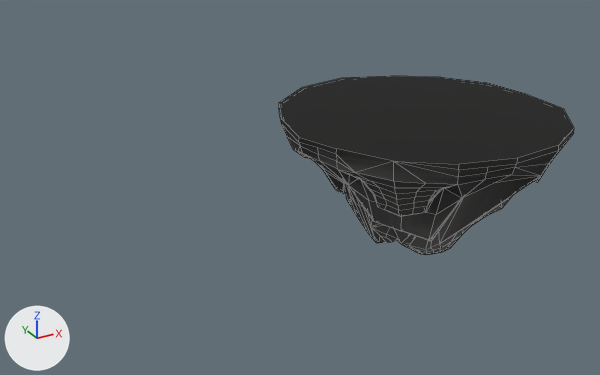
An edit to the OBJ model assets/islands_set_remade.obj, drawn before and after from the same camera.
Both versions are drawn from a camera (50 mm lens) standing at (-36.0, -46.8, 25.0) and looking at (-5.0, 9.5, -3.2). Arrows for +X, +Y and +Z are at lower left; the lights stay in place. Mesh edges are drawn as thin lines. Where no turn or scale is listed for an object, it has been applied to the vertices.

Objects in the first picture: 'island.main'.
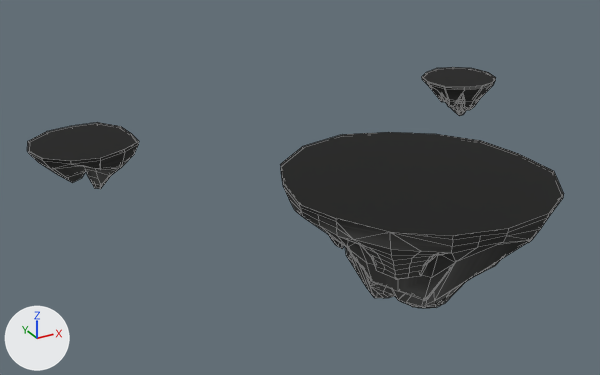
Commit message: new island model again

Pixel boxes [x1, y1, x2, y2] of what changed, in the pictures (600 x 375 px):
'island.main', mesh moved
    before: [279, 76, 574, 255]
    after: [280, 132, 564, 308]
'island.sub.002', added (black)
    after: [27, 122, 139, 189]
'island.sub.001', added (black)
    after: [422, 67, 496, 116]

The change in detail:
me_island_main has 856 vertices, 1036 faces and spans x -10.3..10.2, y -10.2..11.0, z -6.2..5.3.
me_island_main is used by ob_island_main; location (0.0, 0.0, 0.0).
me_island_main part 1: the whole mesh is moved by (0.0, 0.0, -5.0).
Mesh me_island_sub_002 is new.
It has 144 vertices, 150 faces and spans x -24.84..-15.92, y 15.56..24.47, z -4.54..0.23.
Faces by material slot: [75, 75].
It uses material mat_island_img (picture img_color_island_png).
It uses material mat_stroke_img (picture img_color_stroke_png).
Mesh me_island_sub_001 is new.
It has 180 vertices, 170 faces and spans x 16.01..24.0, y 16.24..23.91, z -4.15..0.27.
Faces by material slot: [85, 85].
It uses material mat_island_img (picture img_color_island_png).
It uses material mat_stroke_img (picture img_color_stroke_png).
Object 'island.sub.002' (ob_island_sub_002) is new; it shows me_island_sub_002.
Its location is (0.0, 0.0, 0.0).
Object 'island.sub.001' (ob_island_sub_001) is new; it shows me_island_sub_001.
Its location is (0.0, 0.0, 0.0).
